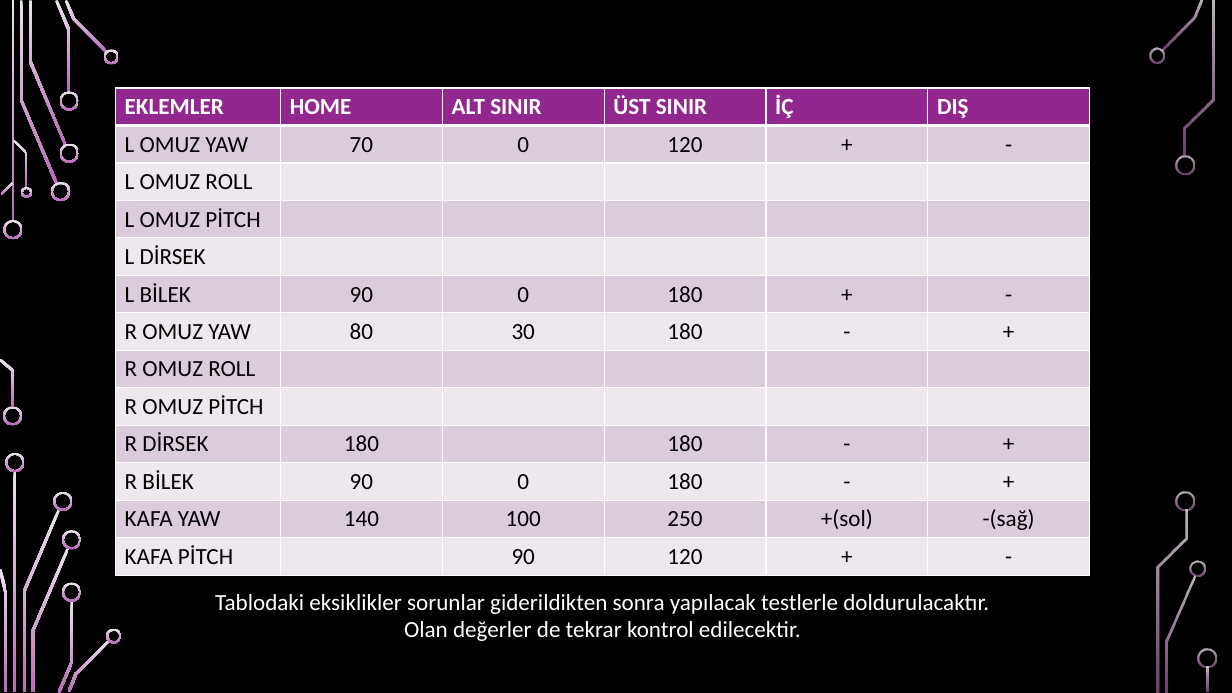
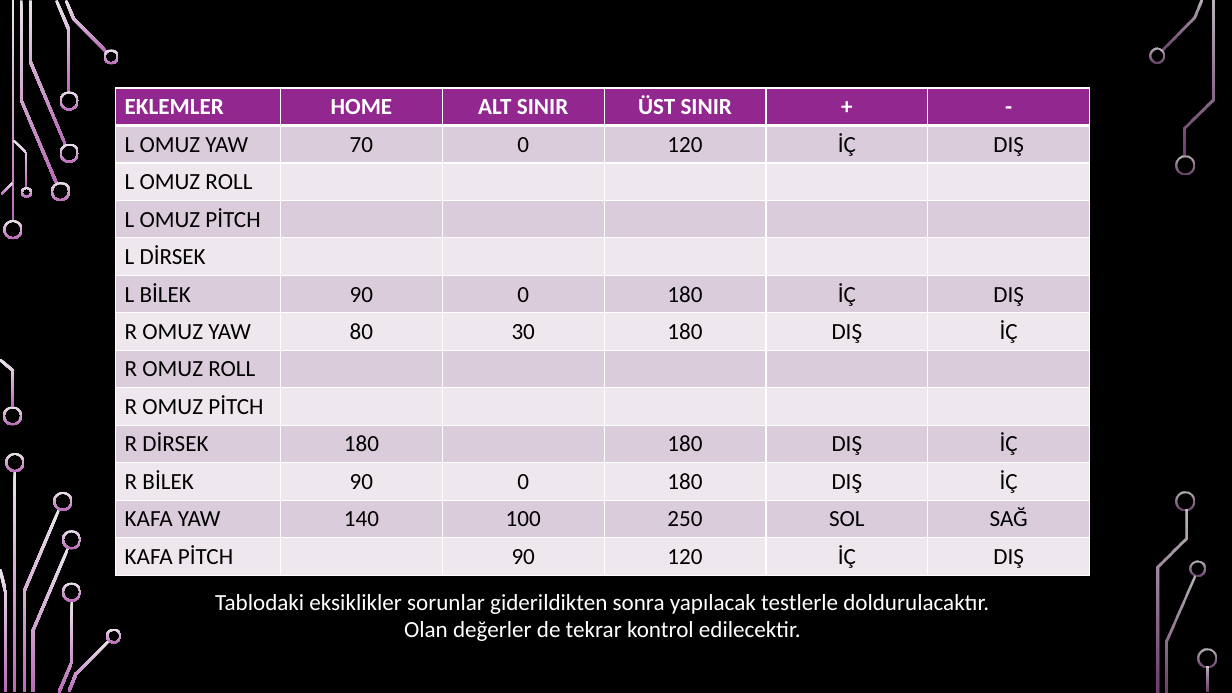
Before and after one commit to iclalyalcinkaya/humanoid_ros2, a slide deck: slide 6 of assets/humanoidRobotRestoration.pptx. Drawn at 1232x693 pixels with LibreOffice and Linux fonts; fonts in the diff are those of the drawing; background and template pictures are left out. Boxes give left, top, right and bottom in pixels: in the first picture for what was removed or moved away, otherwise in the second. Text is boxed around its words. In the diff, an @@ line names an element or a change of style, - is before the commit and + after.

```diff
--- a/assets/humanoidRobotRestoration.pptx
+++ b/assets/humanoidRobotRestoration.pptx
@@ table at box(116, 88, 1090, 575) @@
-row 1, column 5: İÇ
+row 1, column 5: +
-row 1, column 6: DIŞ
+row 1, column 6: -
-row 2, column 5: +
+row 2, column 5: İÇ
-row 2, column 6: -
+row 2, column 6: DIŞ
-row 6, column 5: +
+row 6, column 5: İÇ
-row 6, column 6: -
+row 6, column 6: DIŞ
-row 7, column 5: -
+row 7, column 5: DIŞ
-row 7, column 6: +
+row 7, column 6: İÇ
-row 10, column 5: -
+row 10, column 5: DIŞ
-row 10, column 6: +
+row 10, column 6: İÇ
-row 11, column 5: -
+row 11, column 5: DIŞ
-row 11, column 6: +
+row 11, column 6: İÇ
-row 12, column 5: +(sol)
+row 12, column 5: SOL
-row 12, column 6: -(sağ)
+row 12, column 6: SAĞ
-row 13, column 5: +
+row 13, column 5: İÇ
-row 13, column 6: -
+row 13, column 6: DIŞ
@@ alignment left to centre @@
```
Also in this commit, not shown: 1 other file.
